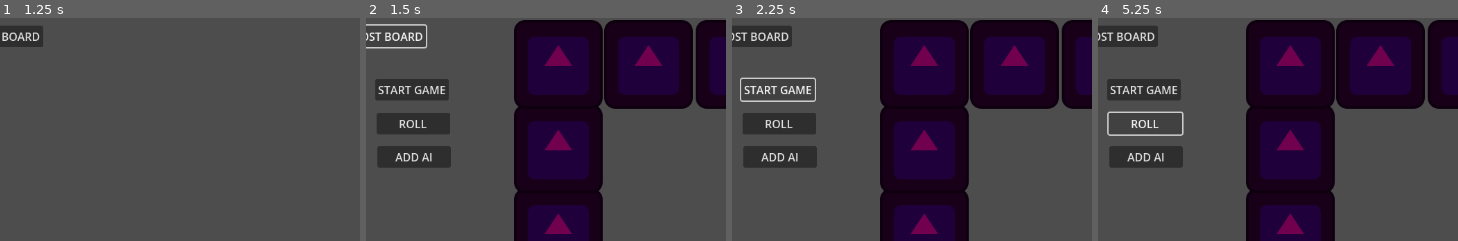
Above: before the commit, frames 1-4 (left to right).
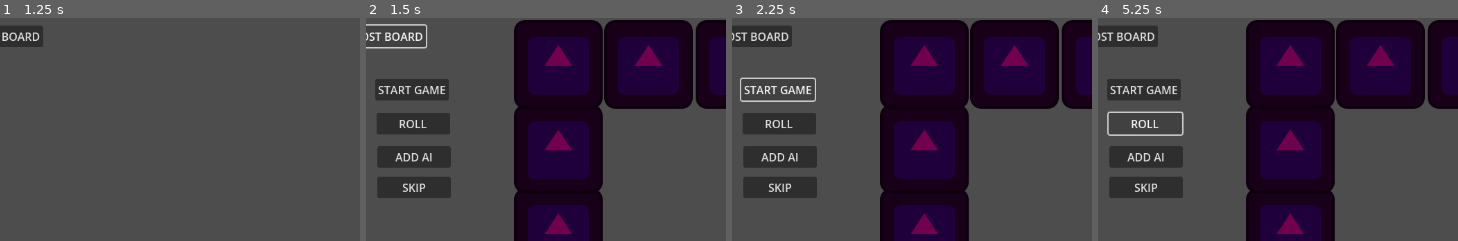
Above: after the commit, the same moments.

Repository: maclark/TheLandlordsGame
Game: Godot game, scene res://Landlord.tscn
The game is run twice, just before and just after one commit, with the same random seed, the same clock (stepped at 60 frames per second) and the same inputs. The engine's default icon, where the game draws it, is replaced by a stand-in: a white triangle on a blue panel in a dark square.
Inputs (mouse positions are % of the whole screen's width and height, from its top left):
- Up to frame 1 (1.25 s): tap Enter at 0.5 s
- Up to frame 2 (1.5 s): click "HOST BOARD" at 1.25 s
- Up to frame 3 (2.25 s): click "START GAME" at 2 s
- Up to frame 4 (5.25 s): click "START GAME" at 2.75 s; click (12, 38) at 3.5 s, where only the run after the commit has a clickable "SKIP"; click (12, 38) at 4.25 s, where only the run after the commit has a clickable "SKIP"; click "ROLL" at 5 s
The pictures show only the part of the screen within x 6-55%, y 0-50%; the shares and areas given below are measured in that part.

Frame 1 is identical in both runs. In frame 2, 1.8% of the frame differs, in the area x 3-24%, y 71-81%; in frame 3, 1.8%; in frame 4, 1.8%.

Commit message:
- Added skip button

Diff:
--- a/GameBoard.tscn
+++ b/GameBoard.tscn
@@ -104,12 +104,19 @@
 texture = ExtResource("3_ocn0r")
 script = ExtResource("2_8lajx")
 
-[node name="StartButton" type="Button" parent="."]
+[node name="Start" type="Button" parent="."]
 offset_left = 71.0
 offset_top = 88.0
 offset_right = 177.0
 offset_bottom = 119.0
 text = "START GAME"
+
+[node name="Skip" type="Button" parent="."]
+offset_left = 74.0
+offset_top = 229.0
+offset_right = 180.0
+offset_bottom = 260.0
+text = "SKIP"
 
 [node name="Roll" type="Button" parent="."]
 offset_left = 73.0
--- a/scripts/GameBoard.gd
+++ b/scripts/GameBoard.gd
@@ -54,13 +54,14 @@
 	id = new_id
 	lord = new_lord
 	host = new_host
-	var start_button: Button = $StartButton
+	var start_button: Button = $Start
 	start_button.pressed.connect(start_game)
 	var roll_button: Button = $Roll
 	roll_button.pressed.connect(roll_dice)
 	var add_ai_button: Button = $AddAI
 	add_ai_button.pressed.connect(add_ai)
-
+	var temp_skip_button: Button = $Skip
+	temp_skip_button.pressed.connect(skip_input)
 	current_player_money = $MoneyLabel
 	assert(current_player_money)
 
@@ -118,6 +119,8 @@
 			if Time.get_ticks_msec() - time_of_last_bid > time_per_bid:
 				end_turn()
 
+func skip_input() -> void:
+	end_turn()
 
 func add_ai() -> void:
 	add_player(players[0].user, true)
@@ -250,17 +253,14 @@
 	p.square = landed_on
 	print("%s is now on square_%d: %s" % [p.nickname, landed_on.num, landed_on.title])
 
-	# track this, in case they don't pass Go
+	# track this, in case they unpass Go (see rules)
 	var retreated = false
 
 	match landed_on.type:
 		Square.Type.Go:
-			# do nothing, should get the money if you looped
 			pass
 		Square.Type.Property:
-			print("property")
 			if landed_on.holder == null:
-				# start auction!
 				start_auction(landed_on)
 			elif landed_on.holder == current_player:
 				print("nothing happens, since %s owns %s" % [current_player.nickname, landed_on.title])
@@ -269,9 +269,7 @@
 				charge_rent(rent_due)
 
 		Square.Type.Utility:
-			print("Utility")
 			if landed_on.holder == null:
-				# start auction!
 				start_auction(landed_on)
 			elif landed_on.holder == current_player:
 				print("nothing happens, since %s owns %s" % [current_player.nickname, landed_on.title])
@@ -281,9 +279,7 @@
 				charge_rent(rent_due)
 
 		Square.Type.Railroad:
-			print("Railroad")
 			if landed_on.holder == null:
-				# start auction!
 				start_auction(landed_on)
 			elif landed_on.holder == current_player:
 				print("nothing happens, since %s owns %s" % [current_player.nickname, landed_on.title])
@@ -293,21 +289,17 @@
 				charge_rent(rent_due)
 
 		Square.Type.Chance:
-			print("chance")
 			mode = Mode.ReadingCard
 		Square.Type.CommunityChest:
-			print("community chest")
 			mode = Mode.ReadingCard
 		Square.Type.Luxuries:
-			print("luxuries")
 			mode = Mode.ReadingCard
 		Square.Type.Jail:
-			print("Jail")
+			pass
 		Square.Type.BluebloodsEstate:
-			print("BluebloodsEstate")
 			mode = Mode.JailingPlayer
 		Square.Type.CollegeOrFreeLand:
-			print("CollegeOrFreeLand")
+			pass
 
 		Square.Type.Undefined:
 			push_warning("undefined square!")
